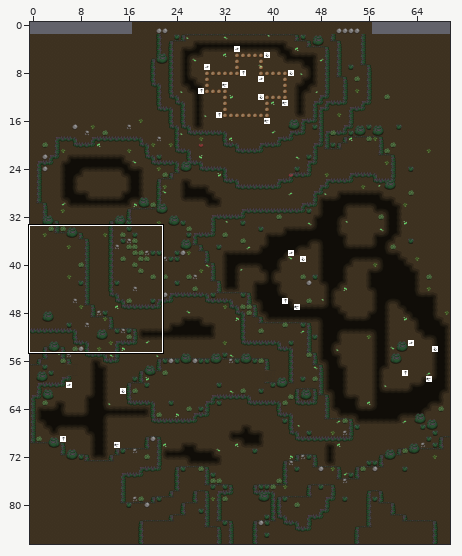
Level history. Tiled map (JSON): assets/Tiled/map_donjon.json. The first picture is a wide view before the edit; the outline marks the close-up.
Close-up. Earlier state:
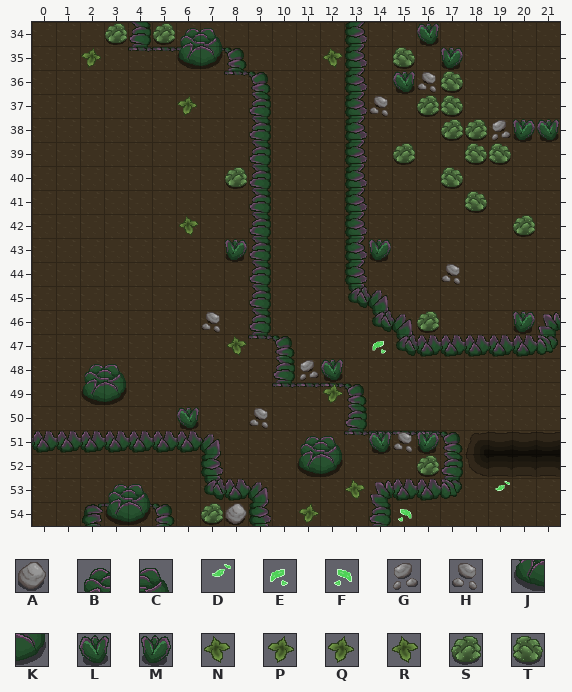
Cells are 32x32 px. Shown: x 0..21, y 34..54. The commit also changed other parts of the map, which this record leaves out.
Key: from "tileset": A 3, B 13, C 14, D 16 flipped left-right, E 17, F 17 flipped left-right, G 39, H 39 flipped left-right, J 49, K 50, L 158, M 158 flipped left-right, N 191, P 191 flipped left-right, Q 192, R 192 flipped left-right, S 193, T 193 flipped left-right.
_ is an empty cell.
Layers that did not change in this view are not listed.
Layer "decor_layer" before, first column x 0:
34 ______________________
35 ____________R_________
36 ______________________
37 ______________________
38 ______________________
39 ______________________
40 ______________________
41 ______________________
42 ______R_______________
43 ______________________
44 ______________________
45 ______________________
46 ______________________
47 ________R_____E_______
48 ______________________
49 ____________P_________
50 ______________________
51 ______________________
52 ______________________
53 _____________N_____D__
54 ___________P___F______
Layer "obstacle_layer" before, first column x 0:
34 ___S_S__________L_____
35 __Q___JK_______T_M____
36 _______________LHT____
37 ______Q_______H_ST____
38 _________________SSGML
39 _______________S__TT__
40 ________S________T____
41 __________________T___
42 ____________________S_
43 ________M_____M_______
44 _________________H____
45 ______________________
46 _______H________S___M_
47 ______________________
48 __BC_______GL_________
49 __JK__________________
50 ______L__H____________
51 ___________BC_LHM_____
52 ___________JK___S_____
53 ______________________
54 ___JK__SA_____________
Once edited:
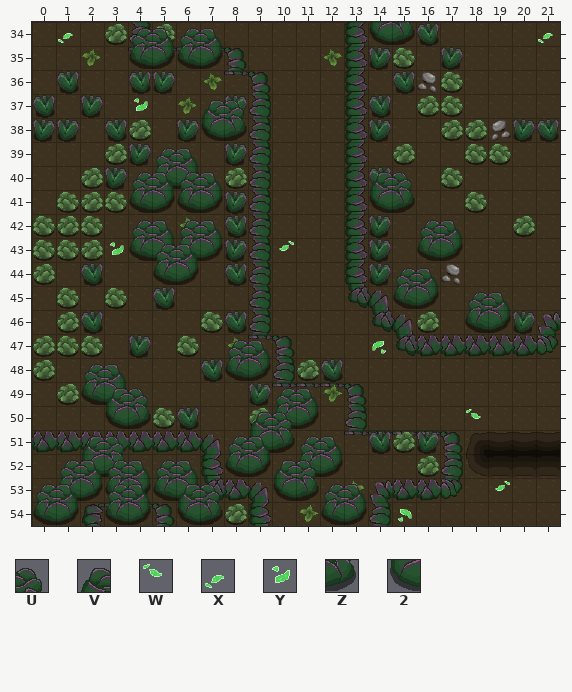
Further tiles: from "tileset": U 13 flipped left-right, V 14 flipped left-right, W 16, X 16 flipped up-down, Y 17 turned 180, Z 49 flipped left-right, 2 50 flipped left-right.
Difference:
Changed rows in their new state; . is an unchanged cell.
Layer "decor_layer":
first column x 0:
34 .X...................X
36 .......R..............
37 ....Y.................
39 ...S..................
41 .TST..................
42 TST...................
43 TTSY......D...........
44 S.....................
45 .T....................
46 .S....................
47 STT...................
48 S.....................
50 ..................W...
Layer "obstacle_layer":
first column x 0:
34 ..............2Z....
35 ....JK........M.....
36 .L..LM..............
37 L.M.....M.....L.....
38 MM.LS.M2Z.....M.....
39 ....M...M...........
40 ..SM.JK.......L.....
41 ....JKJKM.....2Z....
42 ........L.....M.....
43 ....JKJK........JK..
44 ..L..JK.L.....M.....
45 ...T.L.........JK...
46 ..L....TL.........JK
47 ....M.T.............
48 .......LJK.S........
49 .S.......M..........
50 ...2ZT...SJK........
51 .........2Z....S....
52 ..2Z....JK..........
53 .JKJKJK...2Z........
54 JK....2ZS...JK......
Layer "aboveDecor_layer":
first column x 0:
34 ....BC..............
37 .......VU...........
39 .....BC.............
40 ....BCBC......VU....
42 ....BCBC........BC..
43 .....BC.............
44 ...............BC...
45 ..................BC
47 ........BC..........
49 ...VU.....BC........
50 .........VU.........
51 ..VU....BC..........
52 .BCBCBC...VU........
53 BC....VU....BC......
Changed places in both close-ups, as pixel boxes (x1, y1, x2, y2):
changed: (33, 28, 367, 525)
added: (369, 22, 415, 70)
added: (538, 33, 553, 43)
changed: (369, 95, 391, 142)
added: (369, 167, 463, 309)
added: (465, 292, 511, 333)
added: (466, 409, 481, 419)
changed: (393, 431, 415, 453)
